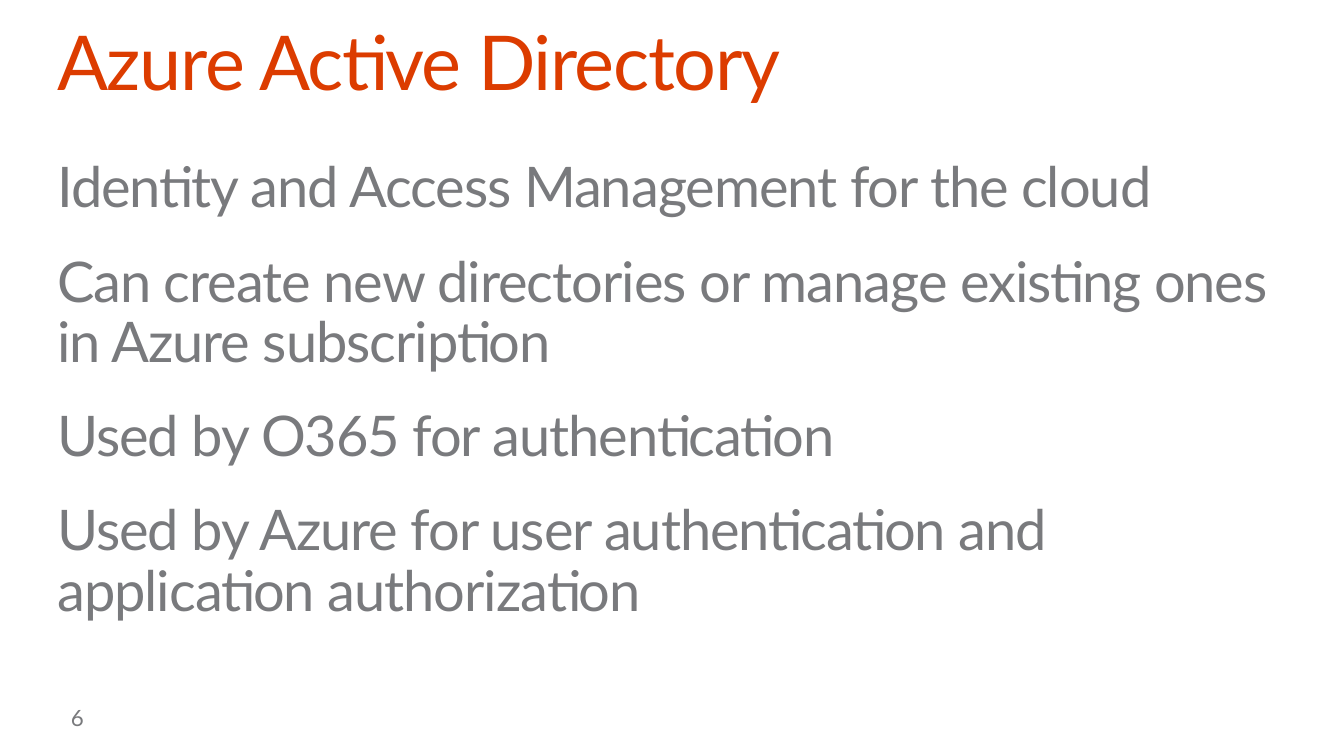
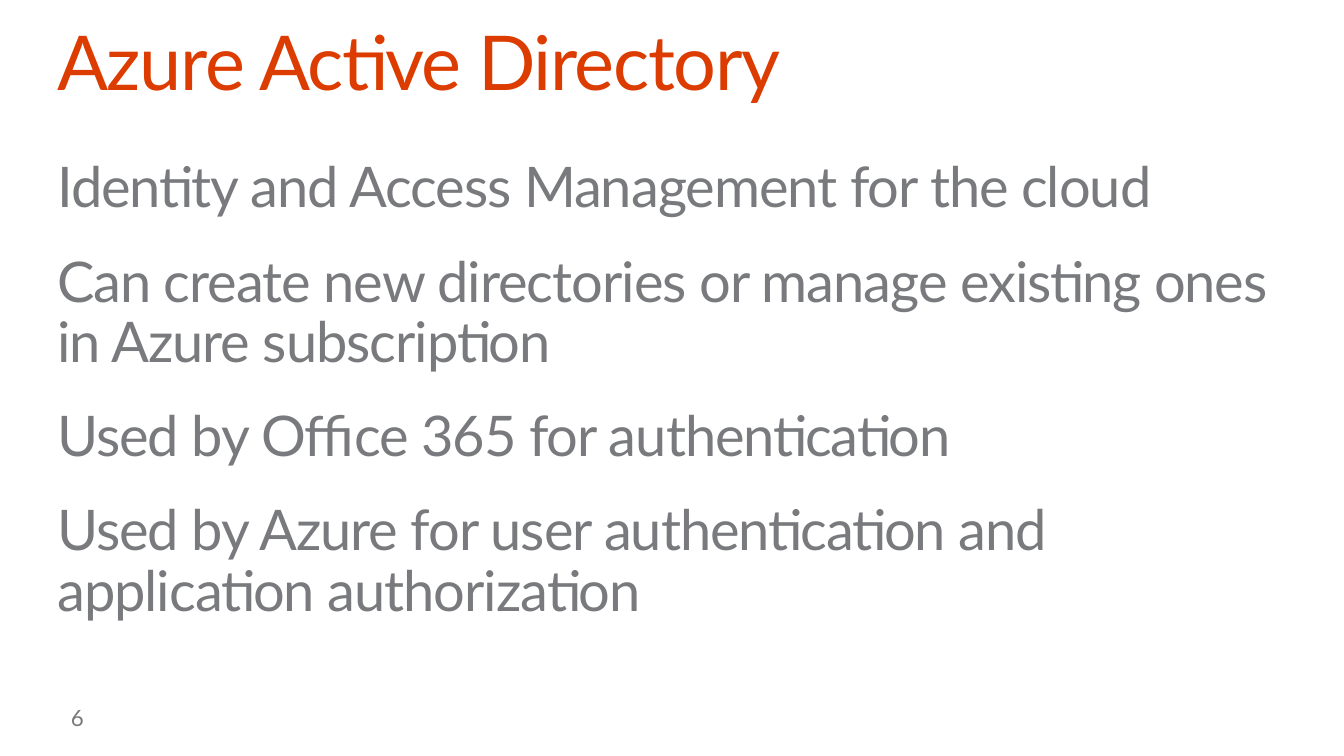
Before and after one commit to OfficeDev/TrainingContent, a slide deck: slide 6 of O3652-7 Deep Dive into Security and OAuth/O3652-7 Deep Dive into Security and OAuth.pptx. Drawn at 1344x756 pixels with LibreOffice and Linux fonts; fonts in the diff are those of the drawing; background and template pictures are left out. Boxes give left, top, right and bottom in pixels: in the first picture for what was removed or moved away, otherwise in the second. Text is boxed around its words. In the diff, an @@ line names an element or a change of style, - is before the commit and + after.

```diff
--- a/O3652-7 Deep Dive into Security and OAuth/O3652-7 Deep Dive into Security and OAuth.pptx
+++ b/O3652-7 Deep Dive into Security and OAuth/O3652-7 Deep Dive into Security and OAuth.pptx
@@ text at [57,415,951,466]: text changed @@
-Used by O365 for authentication
+Used by Office 365 for authentication
```
Also in this commit, not shown: 12 other slides changed, 2 other files.
